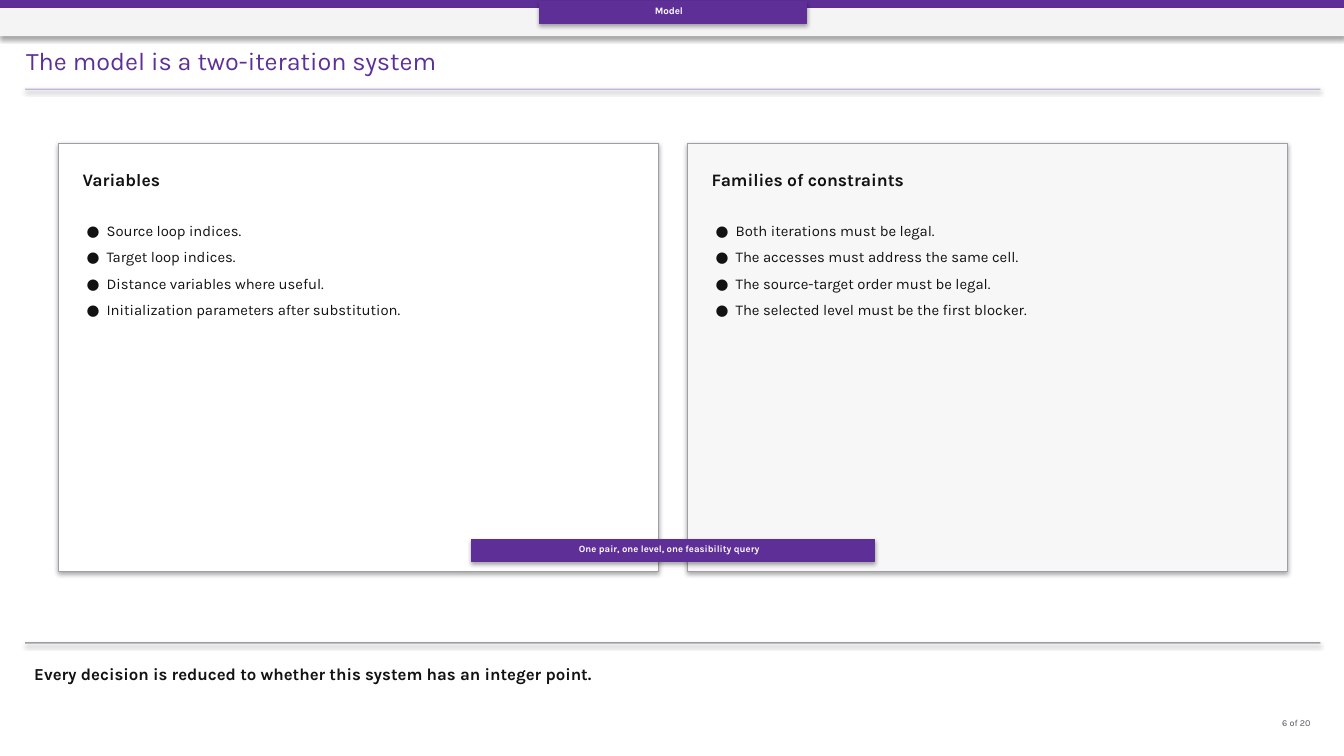
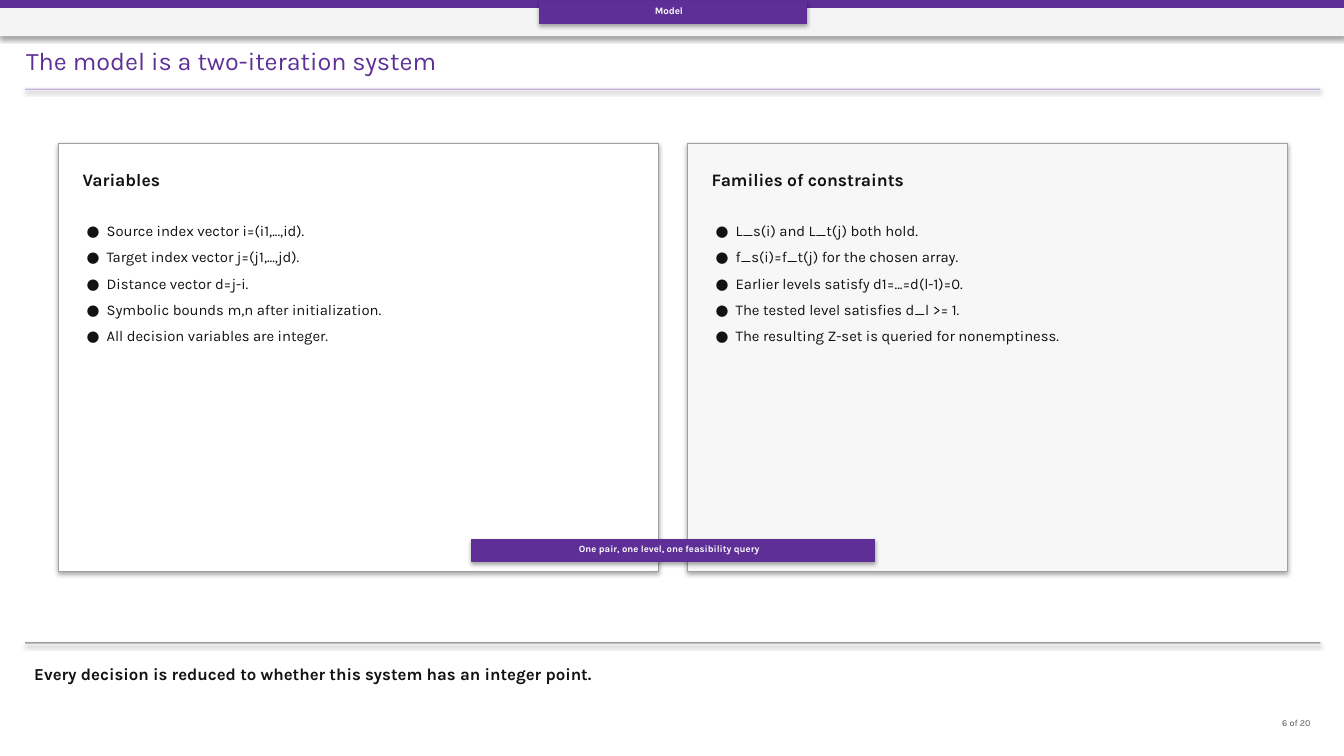
Before and after one commit to Hardik-S/april-peer-presentation, a slide deck: slide 6 of deck/April_peer_presentation.pptx. Drawn at 1344x756 pixels with LibreOffice and Linux fonts; fonts in the diff are those of the drawing. Boxes give left, top, right and bottom in pixels: in the first picture for what was removed or moved away, otherwise in the second. Text is boxed around its words. In the diff, an @@ line names an element or a change of style, - is before the commit and + after.

```diff
--- a/deck/April_peer_presentation.pptx
+++ b/deck/April_peer_presentation.pptx
@@ text at [107, 225, 381, 345]: text changed @@
-● Source loop indices.
-● Target loop indices.
-● Distance variables where useful.
-● Initialization parameters after substitution.
+● Source index vector i=(i1,...,id).
+● Target index vector j=(j1,...,jd).
+● Distance vector d=j-i.
+● Symbolic bounds m,n after initialization.
+● All decision variables are integer.
@@ text at [736, 225, 1059, 345]: text changed @@
-● Both iterations must be legal.
-● The accesses must address the same cell.
-● The source-target order must be legal.
-● The selected level must be the first blocker.
+● L_s(i) and L_t(j) both hold.
+● f_s(i)=f_t(j) for the chosen array.
+● Earlier levels satisfy d1=...=d(l-1)=0.
+● The tested level satisfies d_l >= 1.
+● The resulting Z-set is queried for nonemptiness.
```
Also in this commit, not shown: 12 other slides changed, 18 other files.
